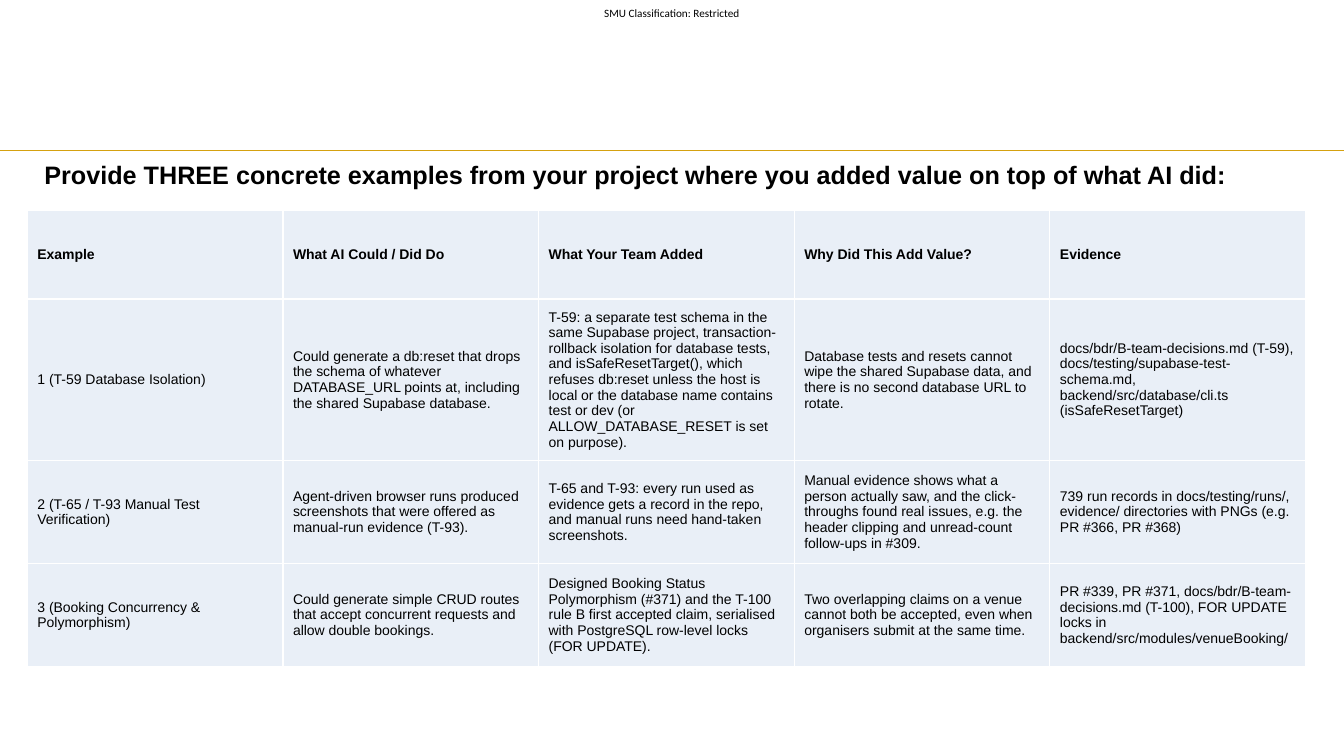
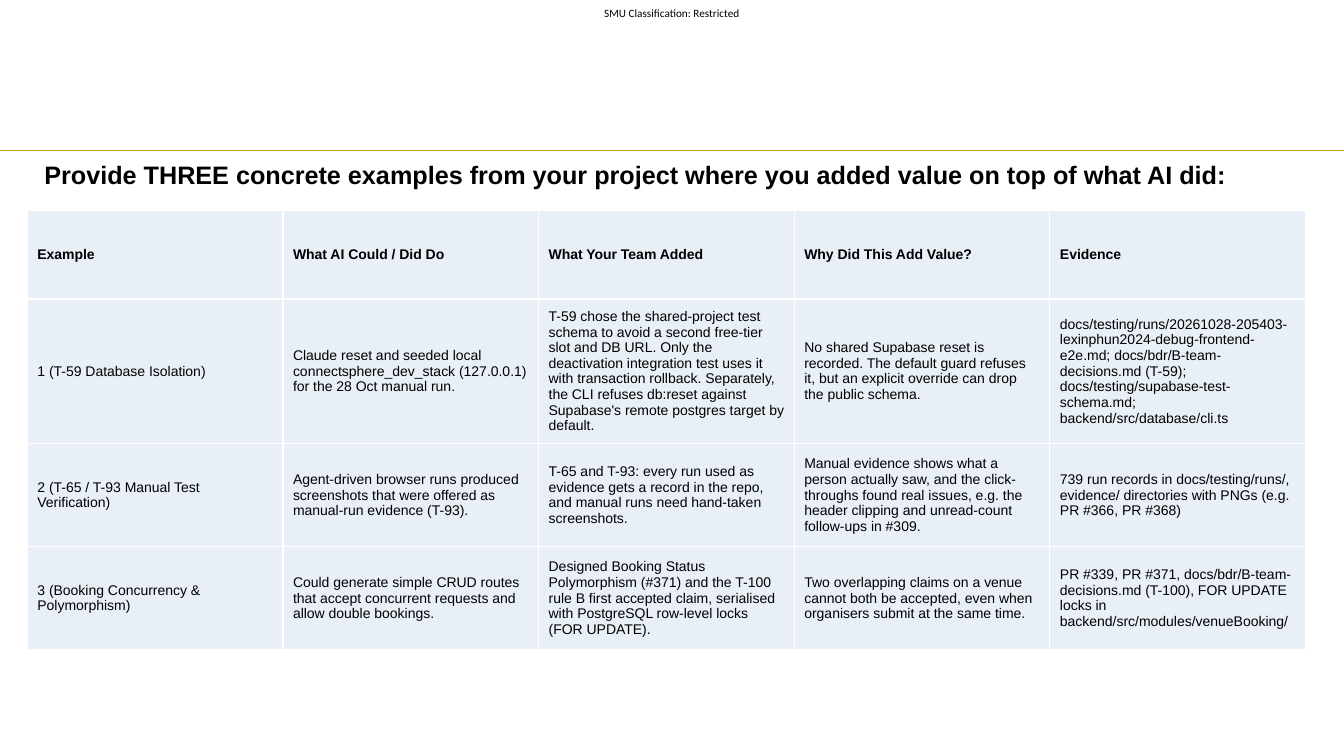
Before and after one commit to hongyime/sgConnectSphere2026, a slide deck: slide 6 of docs/slides/presentation/Week 11 Presentation.pptx. Drawn at 1344x756 pixels with LibreOffice and Linux fonts; fonts in the diff are those of the drawing; background and template pictures are left out. Boxes give left, top, right and bottom in pixels: in the first picture for what was removed or moved away, otherwise in the second. Text is boxed around its words. In the diff, an @@ line names an element or a change of style, - is before the commit and + after.

Commit message:
docs(slides): clarify Supabase reset evidence
Follow up to #374. Cite the recorded local Claude reset and qualify the shared database guard.

```diff
--- a/docs/slides/presentation/Week 11 Presentation.pptx
+++ b/docs/slides/presentation/Week 11 Presentation.pptx
@@ table at [27, 211, 1308, 641] @@
-row 2: 1 (T-59 Database Isolation) | Could generate a db:reset that drops the schema of whatever DATABASE_URL points at, including the shared Supabase database. | T-59: a separate test schema in the same Supabase project, transaction-rollback isolation for database tests, and isSafeResetTarget(), which refuses db:reset unless the host is local or the database name contains test or dev (or ALLOW_DATABASE_RESET is set on purpose). | Database tests and resets cannot wipe the shared Supabase data, and there is no second database URL to rotate. | docs/bdr/B-team-decisions.md (T-59), docs/testing/supabase-test-schema.md, backend/src/database/cli.ts (isSafeResetTarget)
+row 2: 1 (T-59 Database Isolation) | Claude reset and seeded local connectsphere_dev_stack (127.0.0.1) for the 28 Oct manual run. | T-59 chose the shared-project test schema to avoid a second free-tier slot and DB URL. Only the deactivation integration test uses it with transaction rollback. Separately, the CLI refuses db:reset against Supabase's remote postgres target by default. | No shared Supabase reset is recorded. The default guard refuses it, but an explicit override can drop the public schema. | docs/testing/runs/20261028-205403-lexinphun2024-debug-frontend-e2e.md; docs/bdr/B-team-decisions.md (T-59); docs/testing/supabase-test-schema.md; backend/src/database/cli.ts
```
Also in this commit, not shown: 2 other files.
